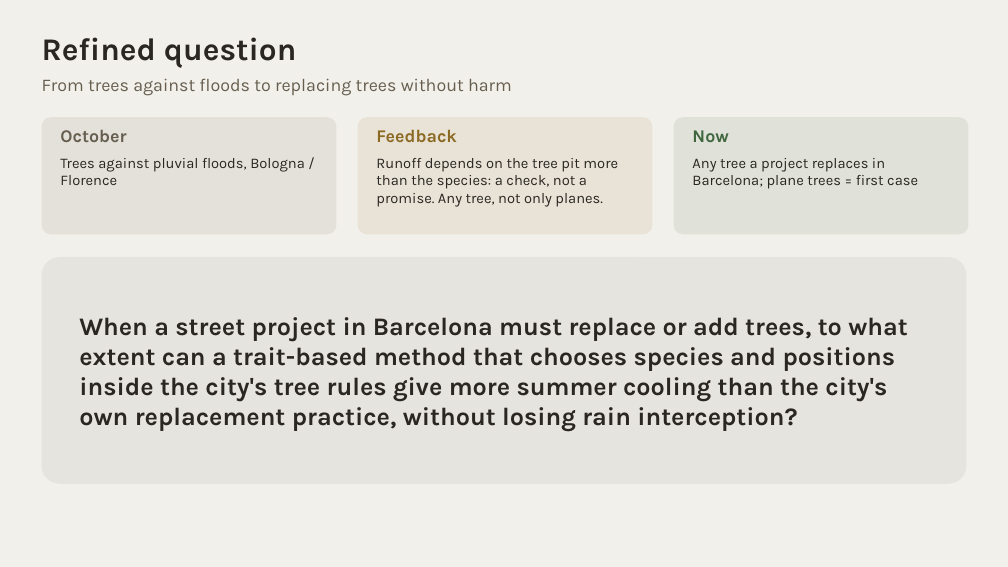
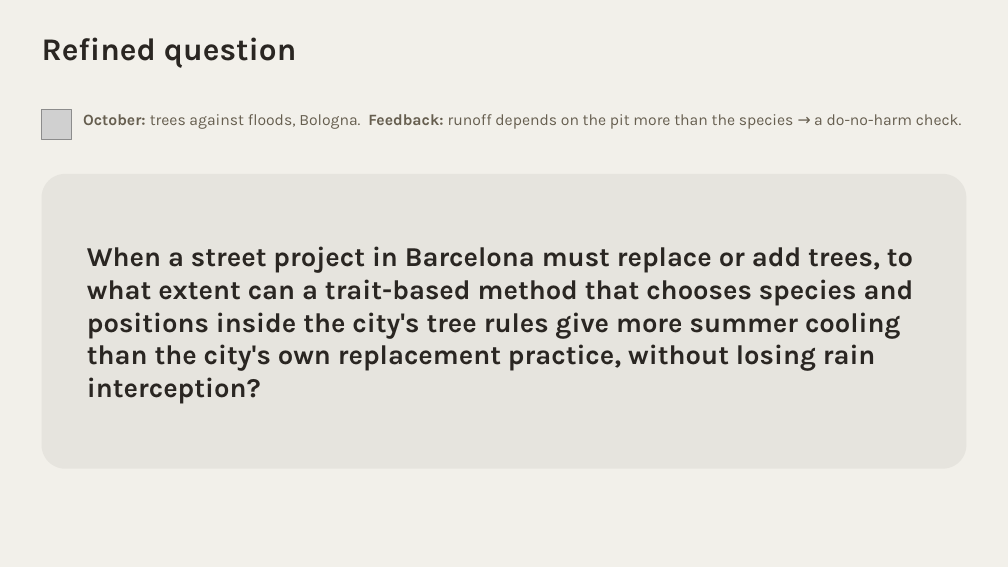
Before and after one commit to giofox96/shade-and-sponge, a slide deck: slide 4 of slides/rm_final/shade_and_sponge_rm_personal.pptx (slide 5 before the commit). Drawn at 1008x567 pixels with LibreOffice and Linux fonts; fonts in the diff are those of the drawing; grey boxes stand for pictures. Boxes give left, top, right and bottom in pixels: in the first picture for what was removed or moved away, otherwise in the second. Text is boxed around its words. In the diff, an @@ line names an element or a change of style, - is before the commit and + after.

```diff
--- a/slides/rm_final/shade_and_sponge_rm_personal.pptx
+++ b/slides/rm_final/shade_and_sponge_rm_personal.pptx
@@ text removed at [42,79,512,96] @@
-From trees against floods to replacing trees without harm
@@ rounded rectangle removed at [42,117,337,234] @@
@@ picture added at [42,110,72,140] @@
@@ text at [83,114,962,129]: text changed; size 14 to 15 pt; text colour #2A2622 to #665E4F @@
-Feedback
-Runoff depends on the tree pit more than the species: a check, not a promise. Any tree, not only planes.
+October: trees against floods, Bologna. Feedback: runoff depends on the pit more than the species → a do-no-harm check.
@@ rounded rectangle removed at [358,117,653,234] @@
@@ rounded rectangle removed at [674,117,969,234] @@
@@ text removed at [60,130,305,185] @@
-October
-Trees against pluvial floods, Bologna / Florence
@@ text removed at [692,130,918,189] @@
-Now
-Any tree a project replaces in Barcelona; plane trees = first case
@@ rounded rectangle: place and size @@
-rounded rectangle at [42,257,966,484]
+rounded rectangle at [42,174,966,469]
@@ text "When a street project in ...": place and size @@
-text "When a street project in ..." at [79,317,907,432]
+text "When a street project in ..." at [87,246,914,404]
@@ text "When a street project in ..." at [87,246,914,404]: size 24 to 26 pt @@
```
Also in this commit, not shown: 5 other slides changed, 2 slides added, 3 slides removed, 51 other files.
